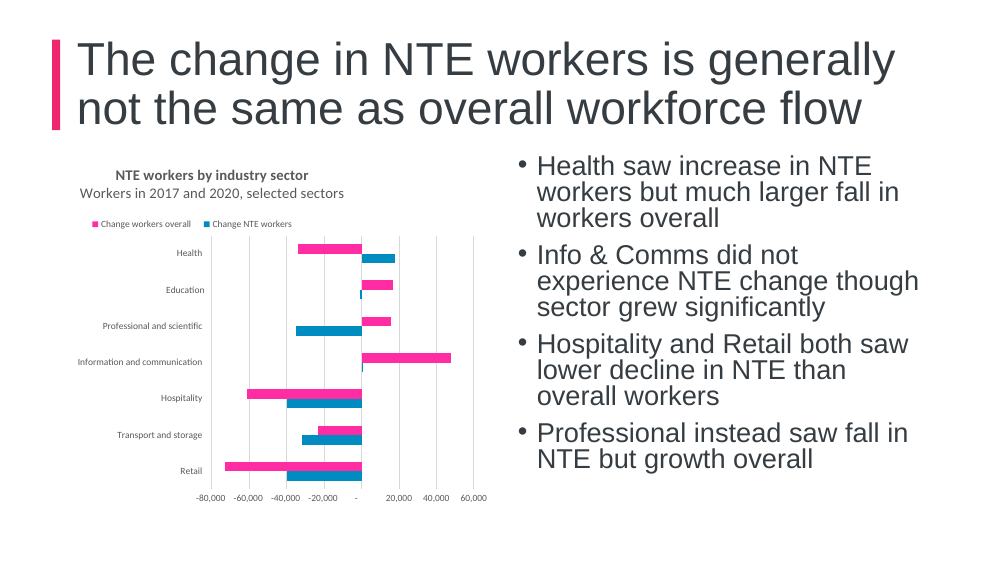
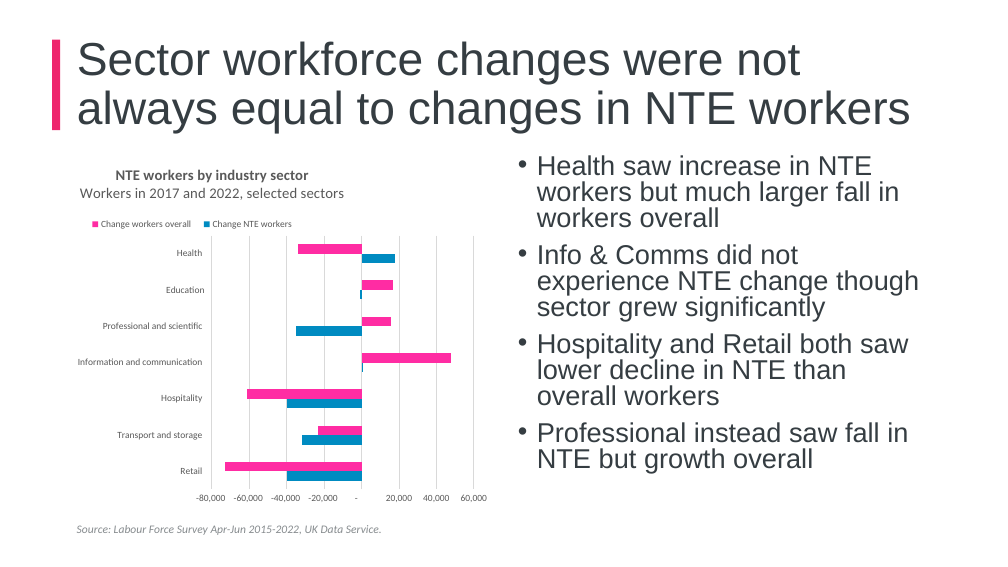
Before and after one commit to ammar-gla/NTE, a slide deck: slide 7 of Non-R/NTE Presentation, GLAE.pptx (slide 5 before the commit). Drawn at 1008x567 pixels with LibreOffice and Linux fonts; fonts in the diff are those of the drawing; background and template pictures are left out. Boxes give left, top, right and bottom in pixels: in the first picture for what was removed or moved away, otherwise in the second. Text is boxed around its words. In the diff, an @@ line names an element or a change of style, - is before the commit and + after.

```diff
--- a/Non-R/NTE Presentation, GLAE.pptx
+++ b/Non-R/NTE Presentation, GLAE.pptx
@@ title at <box>77,41,911,134</box>: text changed @@
-The change in NTE workers is generally not the same as overall workforce flow
+Sector workforce changes were not always equal to changes in NTE workers
@@ bar chart at <box>70,151,498,511</box> @@
@@ title "NTE workers by industry sector Workers in 2017 and 2020, selected sectors " to "NTE workers by industry sector Workers in 2017 and 2022, selected sectors " @@
@@ text added at <box>77,525,382,535</box>, 11 pt, text #868B8E, italic @@
+Source: Labour Force Survey Apr-Jun 2015-2022, UK Data Service.
```
Also in this commit, not shown: 8 other slides changed, 3 slides added, 4 other files.
